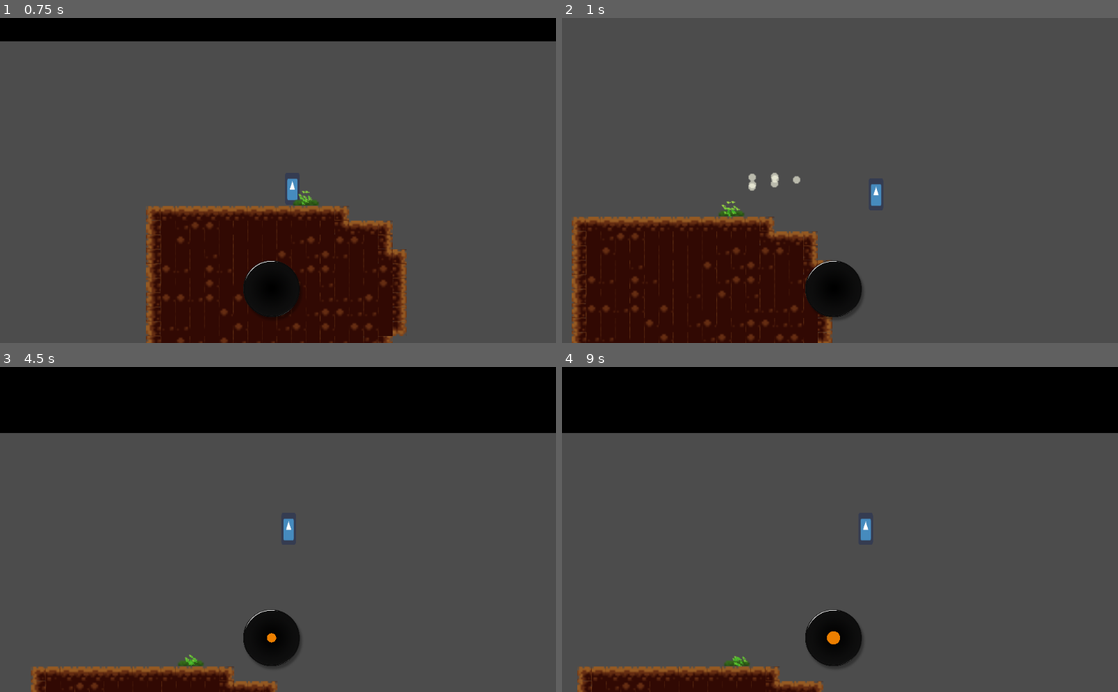
Above: before the commit, frames 1-4 (two rows, left to right).
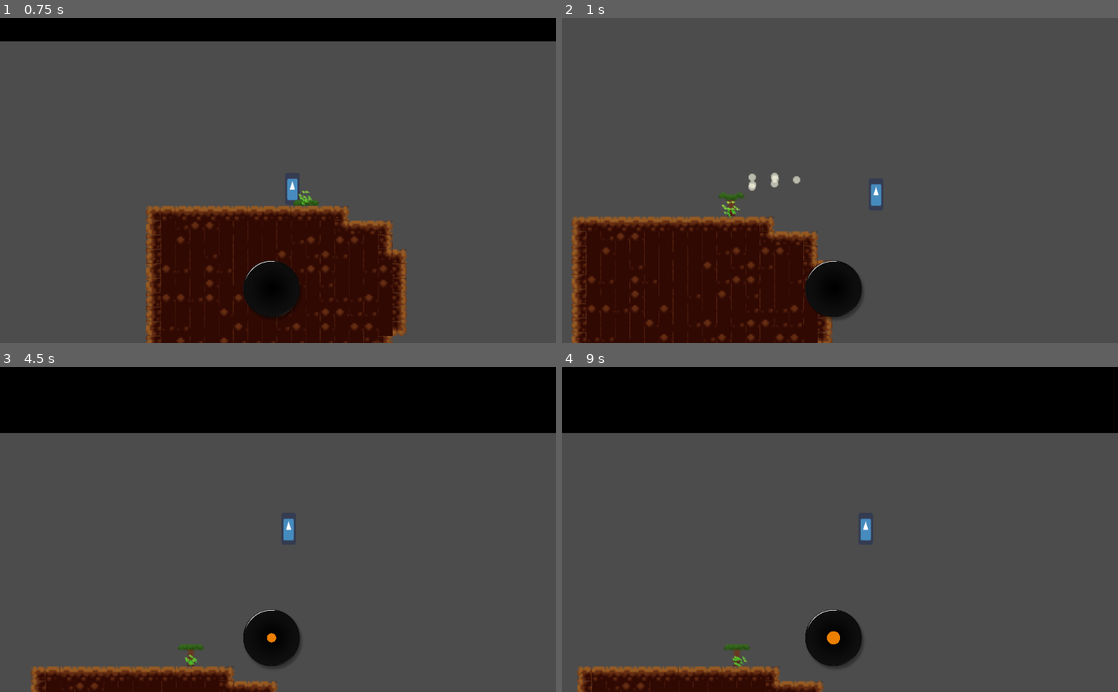
Above: after the commit, the same moments.

Repository: aridai-shi/gmtk2020
Game: Godot game, scene res://GameLoader.tscn
Two runs of this game, one before a commit and one after it. Both use one fixed random seed, a clock stepped at 60 frames per second and the inputs below. The engine's default icon, where the game draws it, is replaced by a stand-in: a white triangle on a blue panel in a dark square. Sound files missing from this copy of the repository are replaced by a short silence.
Inputs:
- Up to frame 1 (0.75 s): hold Right (ui_right) from 0.53 s (still down)
- Up to frame 2 (1 s): keep holding Right (ui_right); tap Space (ui_select) at 0.77 s
- Up to frame 3 (4.5 s): tap Space (ui_select) at 1.52, 3.02, 3.77 s; release Right (ui_right) at 2.03 s; hold Left (ui_left) 2.03-2.78 s; tap Enter at 2.75 s; hold Right (ui_right) 2.78-4.28 s; hold Left (ui_left) from 4.28 s (still down)
- Up to frame 4 (9 s): tap Space (ui_select) at 4.52, 6.02, 6.77, 7.52 s; release Left (ui_left) at 5.03 s; hold Right (ui_right) 5.03-5.78 s; hold Left (ui_left) 5.78-7.28 s; hold Right (ui_right) from 7.28 s (still down)

Frame 1 is identical in both runs. In frame 2, 0.2% of the frame differs, in the area x 28-33%, y 53-62%; in frame 3, 0.2%; in frame 4, 0.2%.

Commit message:
fucking stoopid spring not working aaaaaaaaaaaaaaaaaaaaaaaaaaaaaaaaaaaaa

Diff:
--- a/Spring/Spring.gd
+++ b/Spring/Spring.gd
@@ -14,7 +14,7 @@
 func on_body_entered(body):
 	if "Player" in body.name:
 		body.velocity.y = -300
-		animation = "hit"
+		play("hit")
 	$Particles.emitting = true
 	$ParticleTimer.start()
 
@@ -23,4 +23,5 @@
 
 func _process(delta):
 	if animation == "hit" and playing == false:
-		animation = "idle"
+		frame = 0
+		play("idle")
--- a/Spring/Spring.tscn
+++ b/Spring/Spring.tscn
@@ -28,7 +28,7 @@
 "frames": [ ExtResource( 7 ), ExtResource( 8 ), ExtResource( 9 ), ExtResource( 4 ), ExtResource( 5 ), ExtResource( 6 ), ExtResource( 10 ), ExtResource( 11 ), ExtResource( 12 ), ExtResource( 13 ), ExtResource( 14 ), ExtResource( 15 ), ExtResource( 1 ), ExtResource( 2 ) ],
 "loop": false,
 "name": "hit",
-"speed": 1.0
+"speed": 20.0
 } ]
 
 [sub_resource type="RectangleShape2D" id=2]
